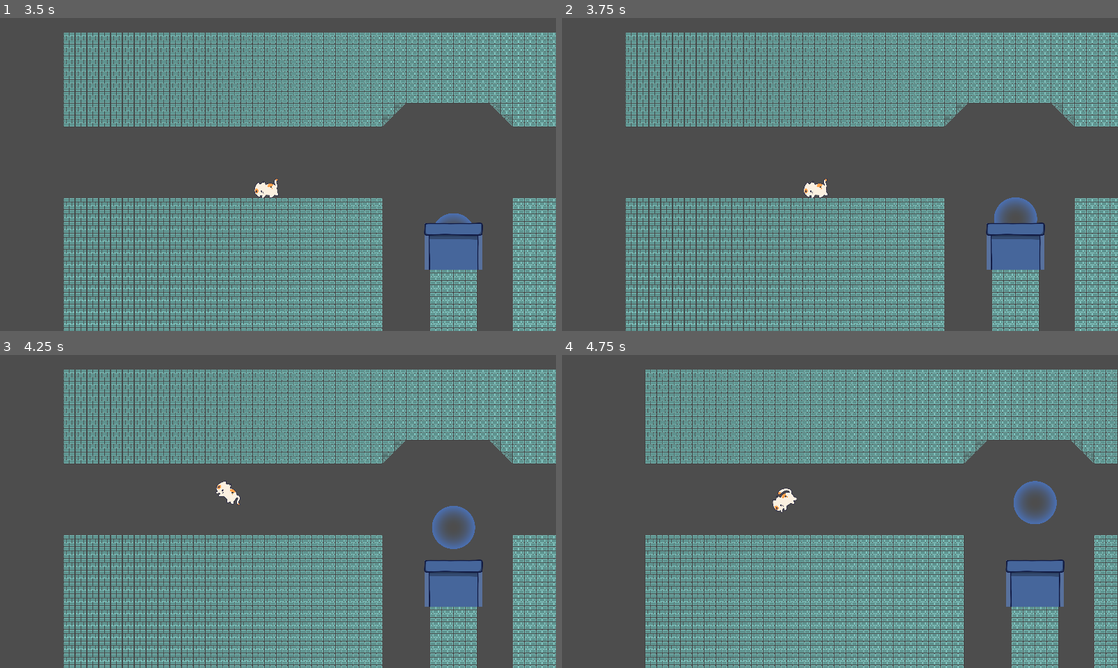
Above: before the commit, frames 1-4 (two rows, left to right).
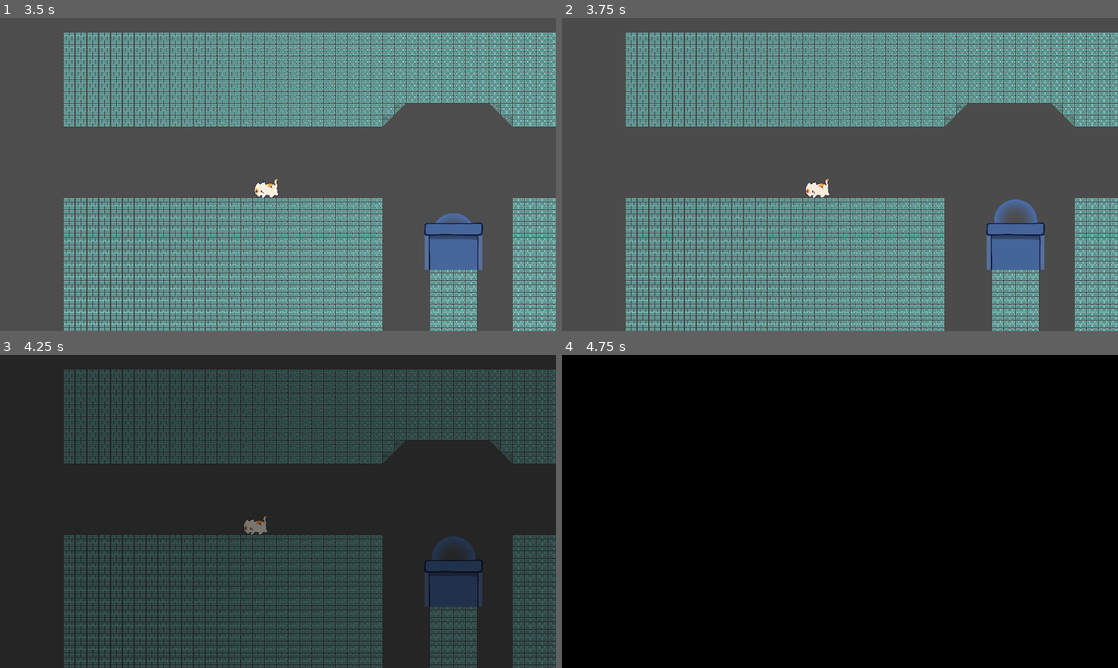
Above: after the commit, the same moments.

Repository: ManuelOteroFernandez/GGJ25
Game: Godot game, scene res://Enviroment/Game.tscn
Two runs of this game, one before a commit and one after it. Both use one fixed random seed, a clock stepped at 60 frames per second and the inputs below. Sound files missing from this copy of the repository are replaced by a short silence.
Inputs:
- Up to frame 1 (3.5 s): tap Enter (ui_accept) at 0.5, 0.77, 2.27 s; hold Right (ui_right) 0.53-1.25 s; click "Xogar" at 1.25 s; hold Right (ui_right) 2.03-2.78 s; hold Left (ui_left) from 2.78 s (still down)
- Up to frame 2 (3.75 s): keep holding Left (ui_left)
- Up to frame 3 (4.25 s): keep holding Left (ui_left); tap Enter (ui_accept) at 3.77 s
- Up to frame 4 (4.75 s): keep holding Left (ui_left); tap Enter (ui_accept) at 4.52 s

Frame 1 is identical in both runs. In frame 2, 0.2% of the frame differs, in the area x 43-86%, y 51-66%; in frame 3, 100%; in frame 4, 100%, in the area x 0-100%, y 0-100%.

Commit message:
End game

Diff:
--- a/Enviroment/Game.tscn
+++ b/Enviroment/Game.tscn
@@ -7,6 +7,9 @@
 [ext_resource type="PackedScene" uid="uid://dbcv57i5bh274" path="res://UI/fade_screen.tscn" id="8_wvjf0"]
 [ext_resource type="PackedScene" uid="uid://bnf2ne0knnysg" path="res://UI/MenuPause.tscn" id="9_10i7p"]
 [ext_resource type="AudioStream" uid="uid://bqebghrswe20x" path="res://Musica/2.Musica/Gatopompas_menu_loop.mp3" id="12_lqkq0"]
+
+[sub_resource type="RectangleShape2D" id="RectangleShape2D_ck0ri"]
+size = Vector2(136, 117)
 
 [node name="Game" type="Node2D"]
 script = ExtResource("1_7wl5m")
@@ -34,3 +37,12 @@
 volume_db = -20.0
 autoplay = true
 parameters/looping = true
+
+[node name="Area2D" type="Area2D" parent="."]
+position = Vector2(-258, 88)
+
+[node name="CollisionShape2D" type="CollisionShape2D" parent="Area2D"]
+position = Vector2(-1, -16)
+shape = SubResource("RectangleShape2D_ck0ri")
+
+[connection signal="body_entered" from="Area2D" to="." method="_on_win"]
--- a/Enviroment/game.gd
+++ b/Enviroment/game.gd
@@ -5,6 +5,7 @@
 
 # Called when the node enters the scene tree for the first time.
 func _ready() -> void:
+	GameController.end_game_signal.connect(_on_end_game)
 	GameController.init_game_signal.connect(_on_init_game)
 	$CanvasLayer/fade_screen.to_white()
 	$Music.play()
@@ -13,6 +14,10 @@
 	$Music.stream = music_game
 	$Music.play()
 
-# Called every frame. 'delta' is the elapsed time since the previous frame.
-func _process(delta: float) -> void:
-	pass
+func _on_end_game():
+	$Music.stream = music_menu
+	$Music.play()
+
+
+func _on_win(body: Node2D) -> void:
+	GameController.end_game()
--- a/GameController.gd
+++ b/GameController.gd
@@ -2,6 +2,7 @@
 
 signal pause_signal
 signal init_game_signal
+signal end_game_signal
 
 # Enum para tipos de burbulla
 enum bubbleType {
@@ -31,3 +32,8 @@
 func pause():
 	get_tree().paused = not get_tree().paused
 	pause_signal.emit()
+
+func end_game():
+	last_checkpoint_position = Vector2(0,0)
+	end_game_signal.emit()
+	get_tree().paused = true
--- a/UI/mainMenu.gd
+++ b/UI/mainMenu.gd
@@ -3,6 +3,7 @@
 @export var fade: FadeScreen
 
 func _ready() -> void:
+	GameController.end_game_signal.connect(_on_end_game)
 	process_mode = Node.PROCESS_MODE_ALWAYS
 
 func _on_close_credits() -> void:
@@ -43,3 +44,12 @@
 	visible = false
 	GameController.init_game()
 	fade.to_white()
+
+func _on_end_game():
+	fade.connect("end_fade_signal",	_end_game )
+	fade.to_black()
+
+func _end_game():
+	fade.disconnect("end_fade_signal",	_end_game )
+	visible = true
+	fade.to_white()
Not shown: 1 places in Enviroment/Game.tscn that only renumber resources
